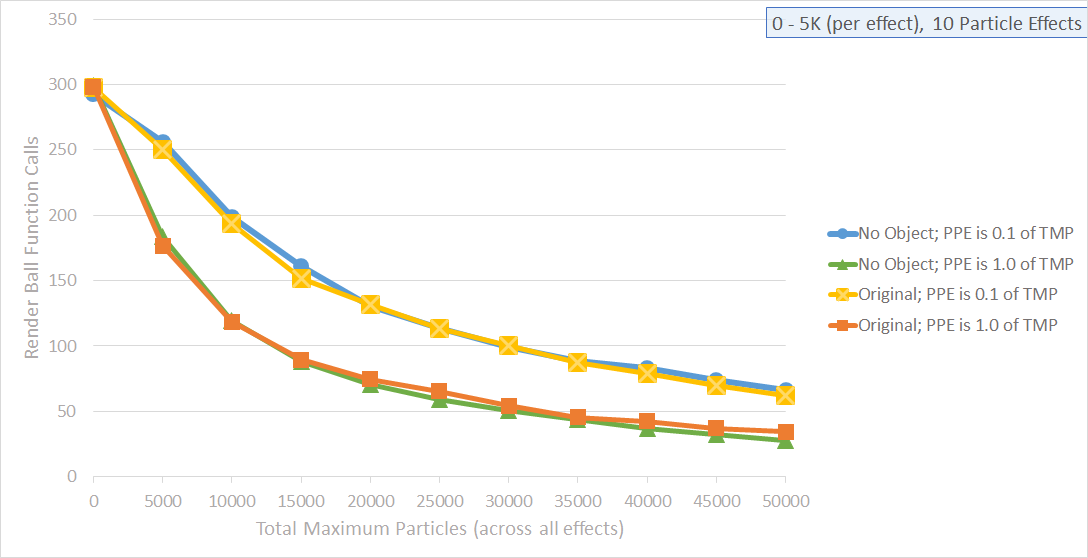
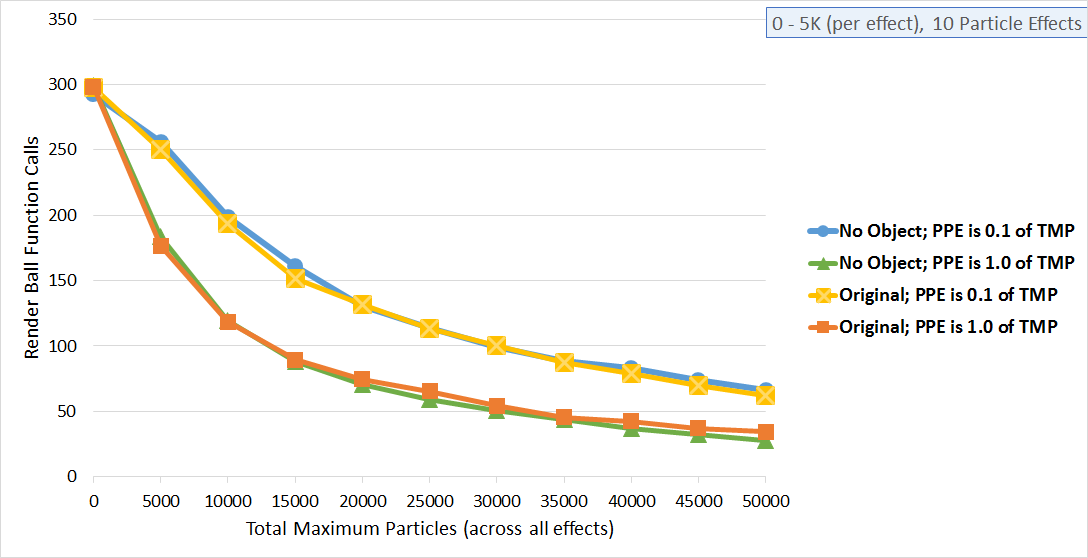
Revision of a layered 1088 x 558 image; what changed, layer by layer:
added layer "Layer 3" above "Layer 2" over [23, 13, 1075, 539]
